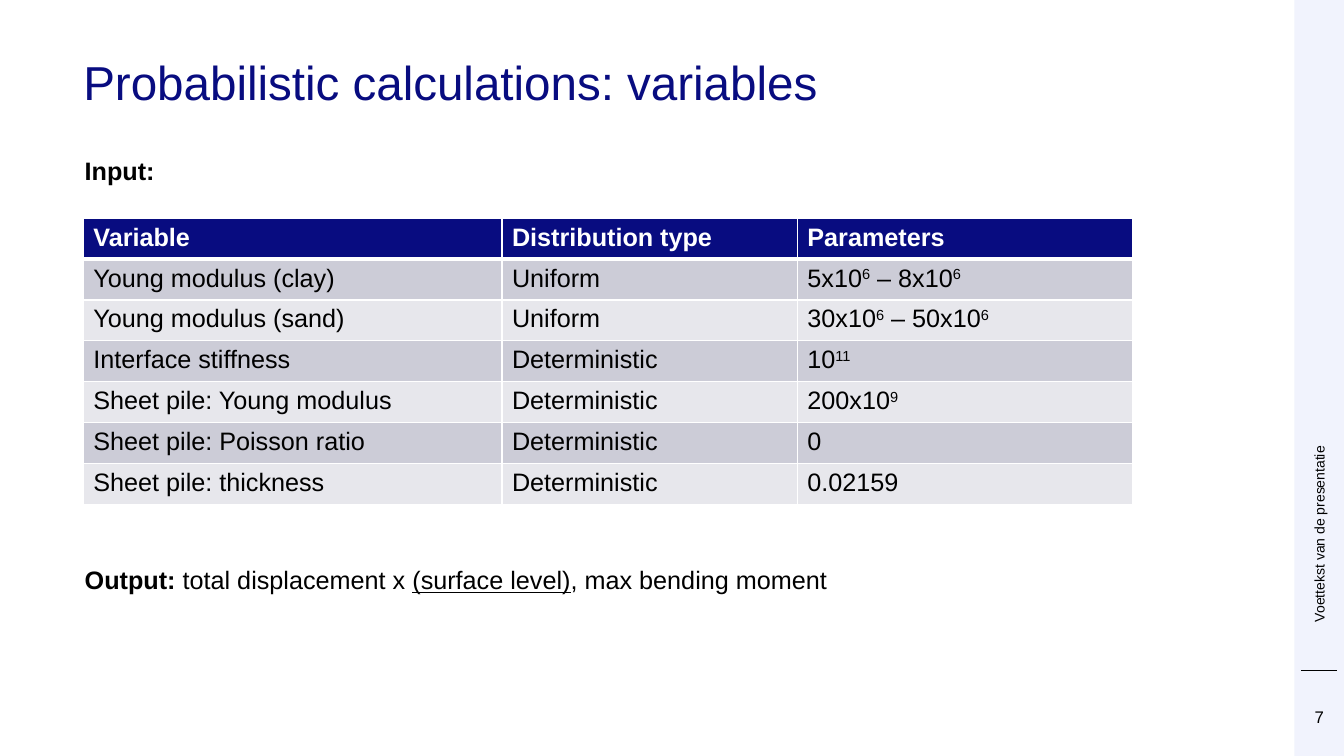
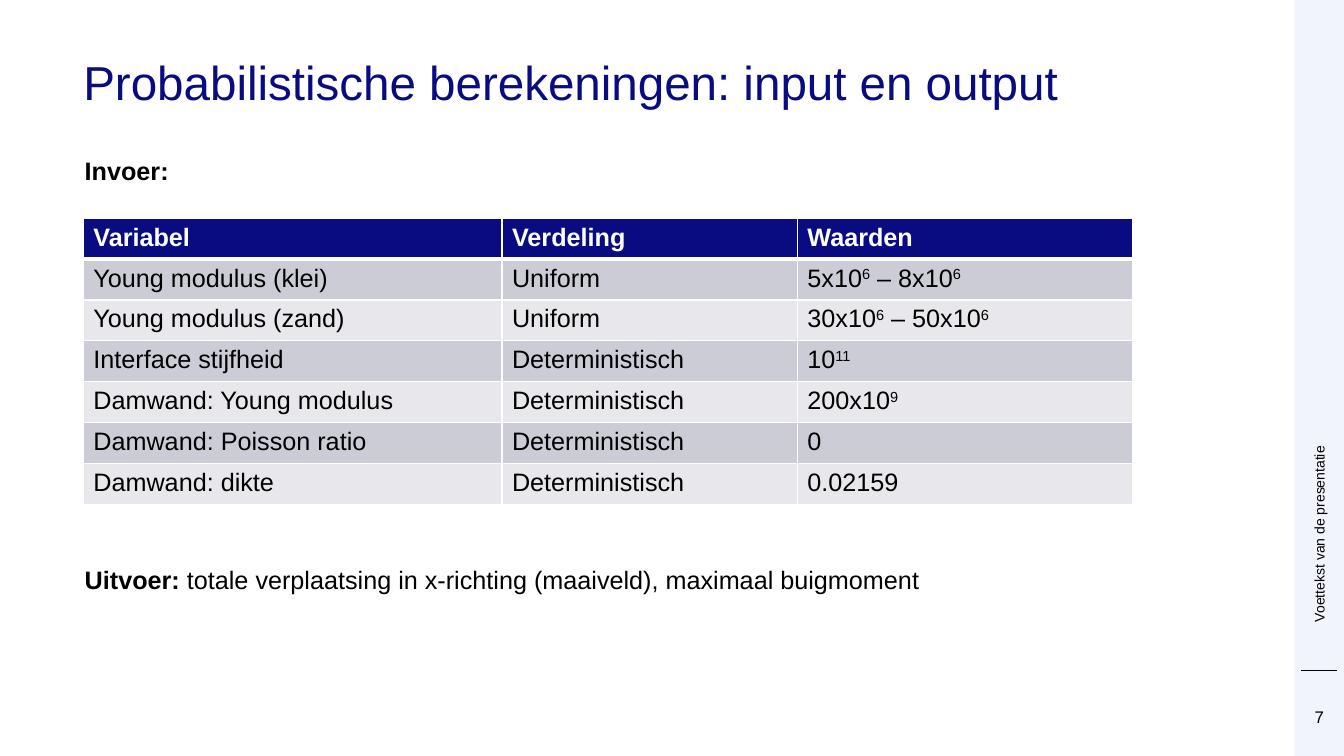
Before and after one commit to Deltares/ProbabilisticLibrary, a slide deck: slide 7 of sources/Deltares.Probabilistic.PWrapper.Examples/kratos/Prob Kratos DSD.pptx. Drawn at 1344x756 pixels with LibreOffice and Linux fonts; fonts in the diff are those of the drawing; background and template pictures are left out. Boxes give left, top, right and bottom in pixels: in the first picture for what was removed or moved away, otherwise in the second. Text is boxed around its words. In the diff, an @@ line names an element or a change of style, - is before the commit and + after.

Commit message:
updates

```diff
--- a/sources/Deltares.Probabilistic.PWrapper.Examples/kratos/Prob Kratos DSD.pptx
+++ b/sources/Deltares.Probabilistic.PWrapper.Examples/kratos/Prob Kratos DSD.pptx
@@ title at box(83, 65, 1058, 110): text changed @@
-Probabilistic calculations: variables
+Probabilistische berekeningen: input en output
@@ text at box(85, 162, 169, 181): text changed @@
-Input:
+Invoer:
@@ table at box(84, 219, 1133, 505) @@
-row 1: Variable | Distribution type | Parameters
+row 1: Variabel | Verdeling | Waarden
-row 2, column 1: Young modulus (clay)
+row 2, column 1: Young modulus (klei)
-row 3, column 1: Young modulus (sand)
+row 3, column 1: Young modulus (zand)
-row 4, column 1: Interface stiffness
+row 4, column 1: Interface stijfheid
-row 4, column 2: Deterministic
+row 4, column 2: Deterministisch
-row 5, column 1: Sheet pile: Young modulus
+row 5, column 1: Damwand: Young modulus
-row 5, column 2: Deterministic
+row 5, column 2: Deterministisch
-row 6, column 1: Sheet pile: Poisson ratio
+row 6, column 1: Damwand: Poisson ratio
-row 6, column 2: Deterministic
+row 6, column 2: Deterministisch
-row 7, column 1: Sheet pile: thickness
+row 7, column 1: Damwand: dikte
-row 7, column 2: Deterministic
+row 7, column 2: Deterministisch
@@ text at box(85, 570, 919, 595): text changed @@
-Output: total displacement x (surface level), max bending moment
+Uitvoer: totale verplaatsing in x-richting (maaiveld), maximaal buigmoment
```
Also in this commit, not shown: 18 other slides changed.
